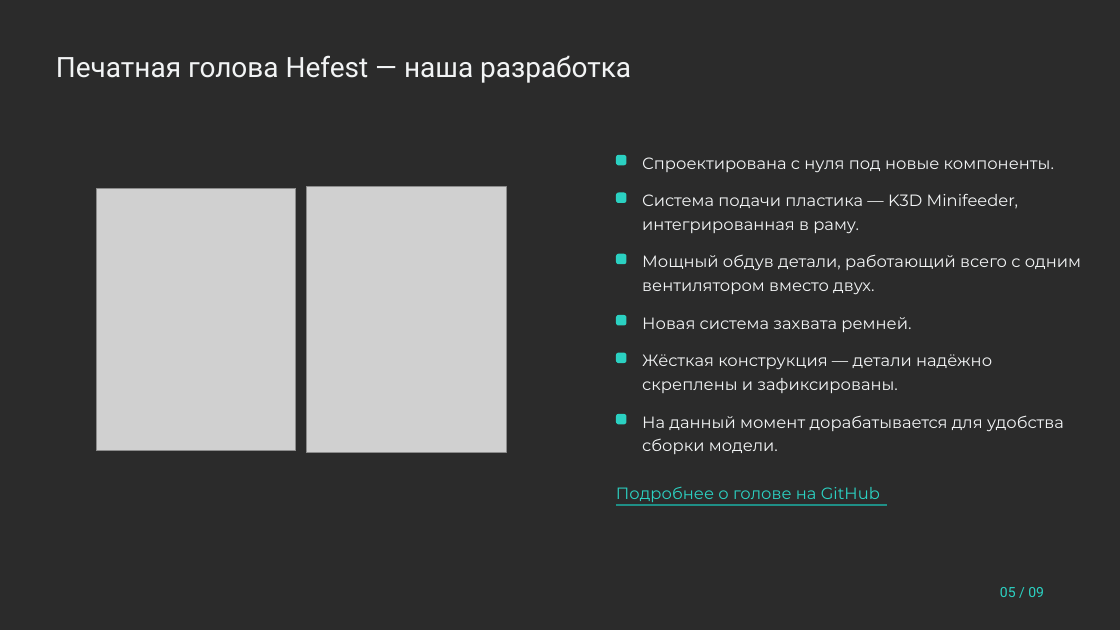
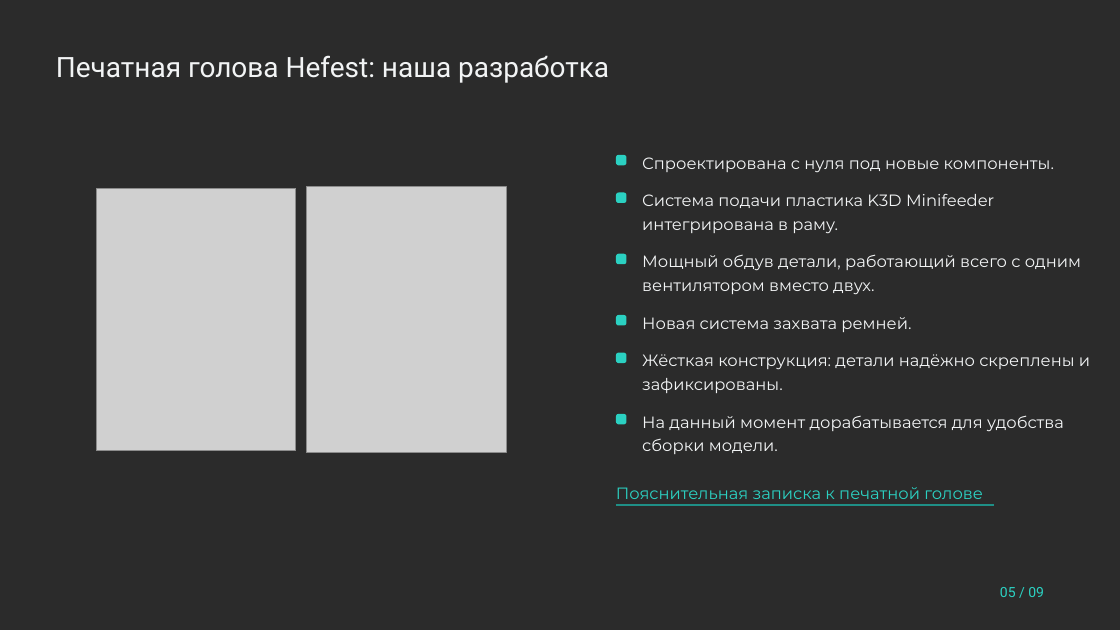
Before and after one commit to pmixay/3d-project, a slide deck: slide 5 of submission/Hefest_prezentaciya.pptx. Drawn at 1120x630 pixels with LibreOffice and Linux fonts; fonts in the diff are those of the drawing; grey boxes stand for pictures; background and template pictures are left out; a plain dark background stands for a picture behind light text. Boxes give left, top, right and bottom in pixels: in the first picture for what was removed or moved away, otherwise in the second. Text is boxed around its words. In the diff, an @@ line names an element or a change of style, - is before the commit and + after.

```diff
--- a/submission/Hefest_prezentaciya.pptx
+++ b/submission/Hefest_prezentaciya.pptx
@@ text at (x1=56, y1=55, x2=609, y2=83): text changed @@
-Печатная голова Hefest — наша разработка
+Печатная голова Hefest: наша разработка
@@ text at (x1=642, y1=194, x2=994, y2=233): text changed @@
-Система подачи пластика — K3D Minifeeder, интегрированная в раму.
+Система подачи пластика K3D Minifeeder интегрирована в раму.
@@ text at (x1=642, y1=354, x2=1090, y2=393): text changed @@
-Жёсткая конструкция — детали надёжно скреплены и зафиксированы.
+Жёсткая конструкция: детали надёжно скреплены и зафиксированы.
@@ line moved from (616, 505) - (887, 505) to (616, 505) - (995, 505) @@
@@ text at (x1=616, y1=487, x2=983, y2=505): text changed @@
-Подробнее о голове на GitHub
+Пояснительная записка к печатной голове
```
Also in this commit, not shown: 8 other slides changed, 5 other files.
